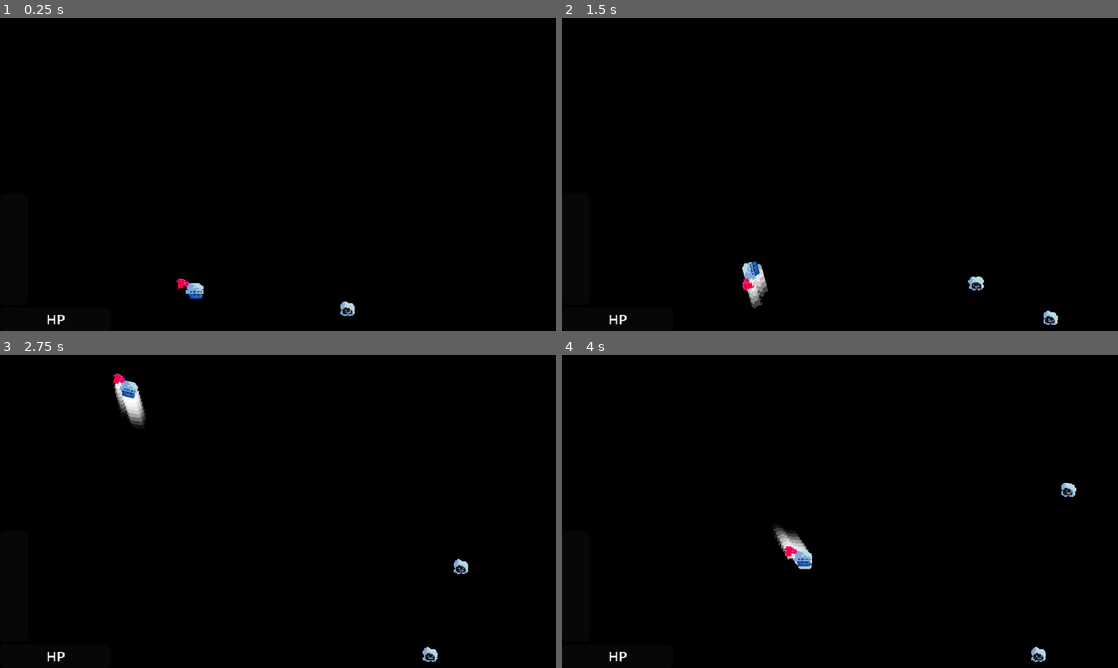
Above: before the commit, frames 1-4 (two rows, left to right).
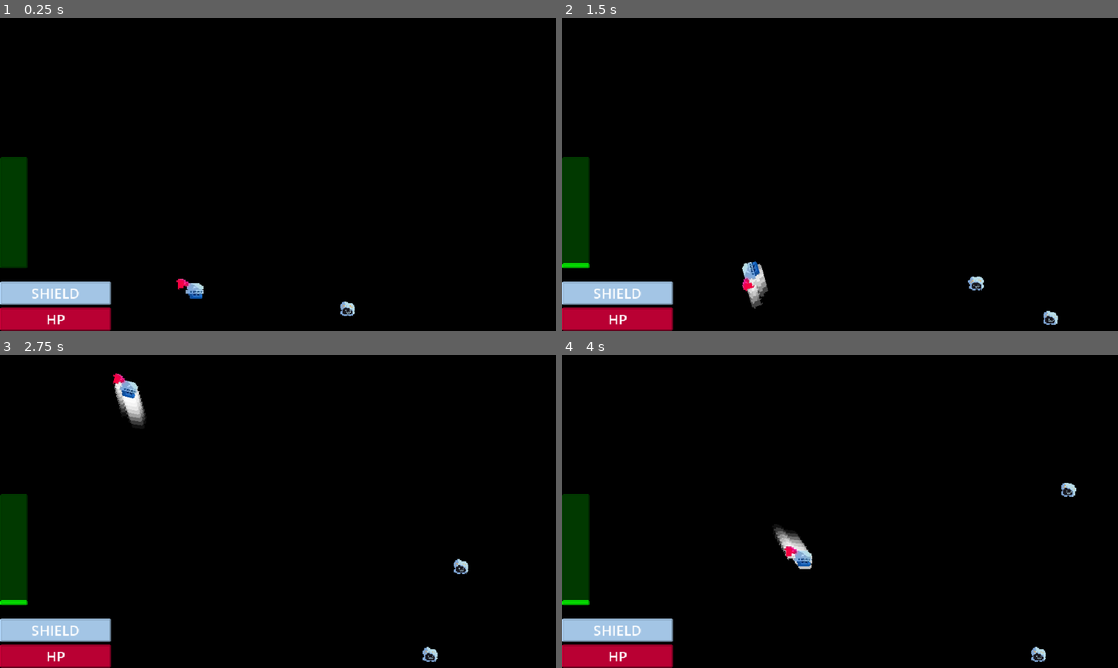
Above: after the commit, the same moments.

Repository: Yu-xo/PowerUP
Game: Godot game, scene res://Scenes/Run.tscn
Two runs of this game, one before a commit and one after it. Both use one fixed random seed, a clock stepped at 60 frames per second and the inputs below.
Inputs (mouse positions are in pixels of both pictures, inside the frame that each line leads up to):
- Up to frame 1 (0.25 s): no input
- Up to frame 2 (1.5 s): move the mouse to (962, 158) at 0.52 s; hold Right mouse button (aim_mode) 0.53-1.28 s; move the mouse to (728, 190) at 1.27 s; click (728, 190) at 1.35 s
- Up to frame 3 (2.75 s): move the mouse to (333, 442) at 2.02 s; hold Right mouse button (aim_mode) from 2.03 s (still down)
- Up to frame 4 (4 s): move the mouse to (812, 574) at 2.77 s; release Right mouse button (aim_mode) at 2.78 s; click (812, 574) at 2.85 s; move the mouse to (1006, 558) at 3.52 s; hold Right mouse button (aim_mode) from 3.53 s (still down)

The runs differ from the first frame. In frame 1, 4.7% of the frame differs, in the area x 0-20%, y 44-100%; in frame 2, 4.7%; in frame 3, 4.7%; in frame 4, 4.7%.

Commit message:
UI Stuff

Diff:
--- a/Scenes/Character/player.gd
+++ b/Scenes/Character/player.gd
@@ -169,7 +169,9 @@
 	# -----------------------------------------------------
 	#update_debug_ui()
 	update_player_visuals()
-
+	hud.hp_display = health / max_health * 100
+	hud.charge_display = charge / max_charge * 10.0
+	hud.shield_display = shield * 100
 
 # ---------------------------------------------------------
 # GHOST AFTERIMAGE SPAWNING
--- a/Scenes/Run.tscn
+++ b/Scenes/Run.tscn
@@ -7,9 +7,9 @@
 [sub_resource type="WorldBoundaryShape2D" id="WorldBoundaryShape2D_wyxvx"]
 
 [sub_resource type="NavigationPolygon" id="NavigationPolygon_wyxvx"]
-vertices = PackedVector2Array(636.188, 1.85938, 643.781, 374.867, -8, 367.109, -8, -6.85938)
+vertices = PackedVector2Array(645, -6.00781, 645, 367.977, -8, 367.008, -8, -6.97656)
 polygons = Array[PackedInt32Array]([PackedInt32Array(0, 1, 2, 3)])
-outlines = Array[PackedVector2Array]([PackedVector2Array(-18, -17, -18, 377, 654, 385, 646, -8)])
+outlines = Array[PackedVector2Array]([PackedVector2Array(-18, -17, -18, 377, 655, 378, 655, -16)])
 
 [node name="Node2D" type="Node2D"]
 
--- a/Scenes/UI/Upgrades/Upgrades.tscn
+++ b/Scenes/UI/Upgrades/Upgrades.tscn
@@ -1,5 +1,6 @@
-[gd_scene load_steps=2 format=3 uid="uid://dywdlsqwyumd5"]
+[gd_scene load_steps=3 format=3 uid="uid://dywdlsqwyumd5"]
 
+[ext_resource type="Theme" uid="uid://c7q4gclv5h4h6" path="res://resources/uitheme.tres" id="1_4vroh"]
 [ext_resource type="Script" uid="uid://ua404xg3ybva" path="res://Scenes/UI/Upgrades/upgrade_panel.gd" id="1_w6fpb"]
 
 [node name="UPgradeUI" type="CanvasLayer"]
@@ -12,36 +13,52 @@
 anchor_bottom = 1.0
 grow_horizontal = 2
 grow_vertical = 2
+theme = ExtResource("1_4vroh")
 script = ExtResource("1_w6fpb")
 
 [node name="VBoxContainer" type="VBoxContainer" parent="UpgradePanel"]
+custom_minimum_size = Vector2(256, 0)
+layout_mode = 1
+anchors_preset = 13
+anchor_left = 0.5
+anchor_right = 0.5
+anchor_bottom = 1.0
+offset_left = -125.0
+offset_right = 125.0
+grow_horizontal = 2
+grow_vertical = 2
+alignment = 1
+
+[node name="Label" type="Label" parent="UpgradePanel/VBoxContainer"]
+layout_mode = 2
+horizontal_alignment = 1
+
+[node name="Panel" type="Panel" parent="UpgradePanel/VBoxContainer"]
+custom_minimum_size = Vector2(0, 128)
+layout_mode = 2
+
+[node name="VBoxContainer" type="VBoxContainer" parent="UpgradePanel/VBoxContainer/Panel"]
 layout_mode = 1
 anchors_preset = 8
 anchor_left = 0.5
 anchor_top = 0.5
 anchor_right = 0.5
 anchor_bottom = 0.5
-offset_left = -36.0
-offset_top = -66.0
-offset_right = 36.0
-offset_bottom = 66.0
+offset_left = -38.0
+offset_top = -56.5
+offset_right = 38.0
+offset_bottom = 56.5
 grow_horizontal = 2
 grow_vertical = 2
 
-[node name="Panel" type="Panel" parent="UpgradePanel/VBoxContainer"]
-layout_mode = 2
-
-[node name="option1" type="Button" parent="UpgradePanel/VBoxContainer"]
+[node name="option1" type="Button" parent="UpgradePanel/VBoxContainer/Panel/VBoxContainer"]
 layout_mode = 2
 text = "option 1"
 
-[node name="option2" type="Button" parent="UpgradePanel/VBoxContainer"]
+[node name="option2" type="Button" parent="UpgradePanel/VBoxContainer/Panel/VBoxContainer"]
 layout_mode = 2
 text = "option 2"
 
-[node name="option3" type="Button" parent="UpgradePanel/VBoxContainer"]
+[node name="option3" type="Button" parent="UpgradePanel/VBoxContainer/Panel/VBoxContainer"]
 layout_mode = 2
 text = "option 3"
-
-[node name="Label" type="Label" parent="UpgradePanel/VBoxContainer"]
-layout_mode = 2
--- a/Scenes/UI/Upgrades/upgrade_panel.gd
+++ b/Scenes/UI/Upgrades/upgrade_panel.gd
@@ -9,9 +9,9 @@
 # Upgrade UI References INSIDE ui
 @onready var panel = $VBoxContainer/Panel
 @onready var title = $VBoxContainer/Label
-@onready var btn1 = $VBoxContainer/option1
-@onready var btn2 = $VBoxContainer/option2
-@onready var btn3 = $VBoxContainer/option3
+@onready var btn1 = $VBoxContainer/Panel/VBoxContainer/option1
+@onready var btn2 = $VBoxContainer/Panel/VBoxContainer/option2
+@onready var btn3 = $VBoxContainer/Panel/VBoxContainer/option3
 
 # Stores the upgrade choices
 var pending_choice_1: String
--- a/Scenes/UI/hud.gd
+++ b/Scenes/UI/hud.gd
@@ -3,6 +3,11 @@
 var hp_display = 0.0:
 	get(): return $Control/HP.value
 	set(value): $Control/HP.value = value
+var shield_display = 0.0:
+	get(): return $Control/Shield.value
+	set(value): $Control/Shield.value = value
 var charge_display = 0.0:
 	get(): return $Control/charge.value
-	set(value): $Control/charge.value = value
+	set(value):
+		$Control/charge.value = value
+		$Control/charge.modulate = Color.GREEN.lerp(Color.RED, value / 10.0)
--- a/Scenes/UI/hud.tscn
+++ b/Scenes/UI/hud.tscn
@@ -1,6 +1,54 @@
-[gd_scene load_steps=2 format=3 uid="uid://dk0iudejhl0sr"]
+[gd_scene load_steps=9 format=3 uid="uid://dk0iudejhl0sr"]
 
 [ext_resource type="Script" uid="uid://bs18vve0a7wmo" path="res://Scenes/UI/hud.gd" id="1_sprlj"]
+[ext_resource type="Texture2D" uid="uid://cgtx2vau285lt" path="res://Assets/colorable_panel.png" id="2_ny26j"]
+
+[sub_resource type="StyleBoxTexture" id="StyleBoxTexture_fdl0h"]
+texture = ExtResource("2_ny26j")
+texture_margin_left = 2.0
+texture_margin_top = 2.0
+texture_margin_right = 2.0
+texture_margin_bottom = 2.0
+modulate_color = Color(1, 0.74, 0.74, 1)
+
+[sub_resource type="StyleBoxTexture" id="StyleBoxTexture_8glcj"]
+texture = ExtResource("2_ny26j")
+texture_margin_left = 2.0
+texture_margin_top = 2.0
+texture_margin_right = 2.0
+texture_margin_bottom = 2.0
+modulate_color = Color(0.805812, 0, 0.222058, 1)
+
+[sub_resource type="StyleBoxTexture" id="StyleBoxTexture_vsu76"]
+texture = ExtResource("2_ny26j")
+texture_margin_left = 2.0
+texture_margin_top = 2.0
+texture_margin_right = 2.0
+texture_margin_bottom = 2.0
+modulate_color = Color(0.71, 0.859833, 1, 1)
+
+[sub_resource type="StyleBoxTexture" id="StyleBoxTexture_ux5h0"]
+texture = ExtResource("2_ny26j")
+texture_margin_left = 2.0
+texture_margin_top = 2.0
+texture_margin_right = 2.0
+texture_margin_bottom = 2.0
+modulate_color = Color(0, 0.7, 1, 1)
+
+[sub_resource type="StyleBoxTexture" id="StyleBoxTexture_mqf2c"]
+texture = ExtResource("2_ny26j")
+texture_margin_left = 2.0
+texture_margin_top = 2.0
+texture_margin_right = 2.0
+texture_margin_bottom = 2.0
+modulate_color = Color(0.255659, 0.255659, 0.255659, 1)
+
+[sub_resource type="StyleBoxTexture" id="StyleBoxTexture_ny26j"]
+texture = ExtResource("2_ny26j")
+texture_margin_left = 2.0
+texture_margin_top = 2.0
+texture_margin_right = 2.0
+texture_margin_bottom = 2.0
 
 [node name="HUD" type="CanvasLayer"]
 script = ExtResource("1_sprlj")
@@ -22,6 +70,9 @@
 offset_top = -27.0
 offset_right = 64.0
 grow_vertical = 0
+theme_override_styles/background = SubResource("StyleBoxTexture_fdl0h")
+theme_override_styles/fill = SubResource("StyleBoxTexture_8glcj")
+value = 10.0
 show_percentage = false
 
 [node name="Label" type="Label" parent="Control/HP"]
@@ -40,12 +91,45 @@
 text = "HP"
 horizontal_alignment = 1
 
+[node name="Shield" type="ProgressBar" parent="Control"]
+custom_minimum_size = Vector2(128, 16)
+layout_mode = 1
+anchors_preset = 2
+anchor_top = 1.0
+anchor_bottom = 1.0
+offset_top = -57.0
+offset_right = 128.0
+offset_bottom = -30.0
+grow_vertical = 0
+theme_override_styles/background = SubResource("StyleBoxTexture_vsu76")
+theme_override_styles/fill = SubResource("StyleBoxTexture_ux5h0")
+value = 10.0
+show_percentage = false
+
+[node name="Label" type="Label" parent="Control/Shield"]
+layout_mode = 1
+anchors_preset = 8
+anchor_left = 0.5
+anchor_top = 0.5
+anchor_right = 0.5
+anchor_bottom = 0.5
+offset_left = -20.0
+offset_top = -11.5
+offset_right = 20.0
+offset_bottom = 11.5
+grow_horizontal = 2
+grow_vertical = 2
+text = "SHIELD"
+horizontal_alignment = 1
+
 [node name="charge" type="ProgressBar" parent="Control"]
 custom_minimum_size = Vector2(32, 128)
 layout_mode = 0
-offset_top = 202.0
+offset_top = 160.0
 offset_right = 32.0
-offset_bottom = 330.0
+offset_bottom = 288.0
+theme_override_styles/background = SubResource("StyleBoxTexture_mqf2c")
+theme_override_styles/fill = SubResource("StyleBoxTexture_ny26j")
 max_value = 10.0
 fill_mode = 3
 show_percentage = false
--- /dev/null
+++ b/resources/uitheme.tres
@@ -0,0 +1,41 @@
+[gd_resource type="Theme" load_steps=7 format=3 uid="uid://c7q4gclv5h4h6"]
+
+[ext_resource type="Texture2D" uid="uid://hfq5o2xccn03" path="res://Assets/panel.png" id="1_6urpo"]
+[ext_resource type="Texture2D" uid="uid://068f05teq1k4" path="res://Assets/pushed_panel.png" id="2_0ivhm"]
+
+[sub_resource type="StyleBoxTexture" id="StyleBoxTexture_rmp0g"]
+texture = ExtResource("1_6urpo")
+texture_margin_left = 6.0
+texture_margin_top = 6.0
+texture_margin_right = 6.0
+texture_margin_bottom = 6.0
+modulate_color = Color(0.2484, 0.2484, 0.2484, 1)
+
+[sub_resource type="StyleBoxTexture" id="StyleBoxTexture_m16rh"]
+texture = ExtResource("1_6urpo")
+texture_margin_left = 6.0
+texture_margin_top = 6.0
+texture_margin_right = 6.0
+texture_margin_bottom = 6.0
+
+[sub_resource type="StyleBoxTexture" id="StyleBoxTexture_pg5io"]
+texture = ExtResource("2_0ivhm")
+texture_margin_left = 10.0
+texture_margin_top = 10.0
+texture_margin_right = 6.0
+texture_margin_bottom = 6.0
+
+[sub_resource type="StyleBoxTexture" id="StyleBoxTexture_57k3m"]
+texture = ExtResource("1_6urpo")
+texture_margin_left = 7.0
+texture_margin_top = 7.0
+texture_margin_right = 7.0
+texture_margin_bottom = 7.0
+
+[resource]
+Button/colors/font_color = Color(0, 0, 0, 1)
+Button/styles/disabled = SubResource("StyleBoxTexture_rmp0g")
+Button/styles/hover = SubResource("StyleBoxTexture_m16rh")
+Button/styles/normal = SubResource("StyleBoxTexture_m16rh")
+Button/styles/pressed = SubResource("StyleBoxTexture_pg5io")
+Panel/styles/panel = SubResource("StyleBoxTexture_57k3m")
Binary file added: Assets/colorable_panel.png
Not shown, added: Assets/colorable_panel.png.import
Binary file added: Assets/panel.png
Not shown, added: Assets/panel.png.import
Binary file added: Assets/pushed_panel.png
Not shown, added: Assets/pushed_panel.png.import
